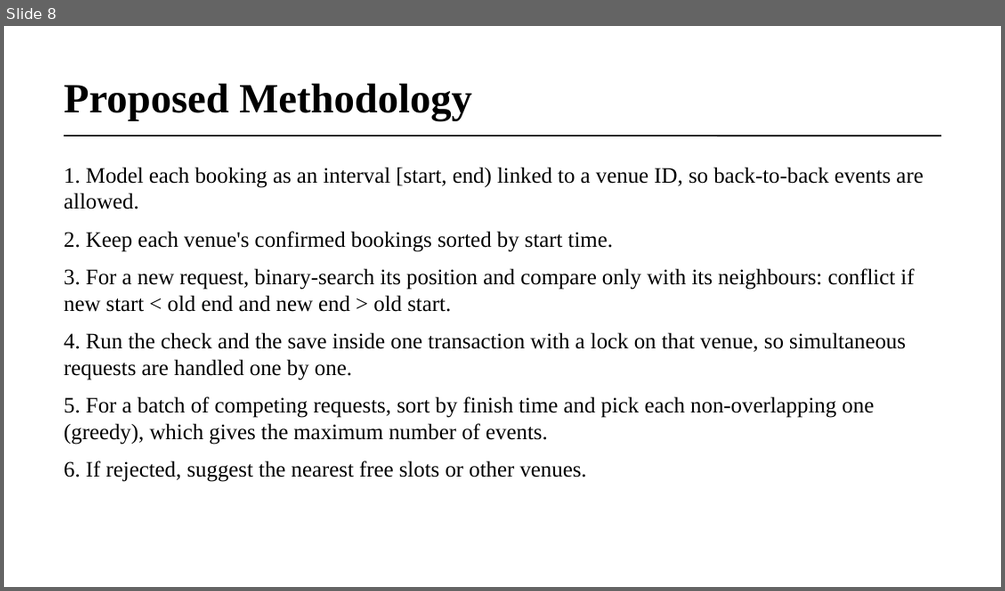
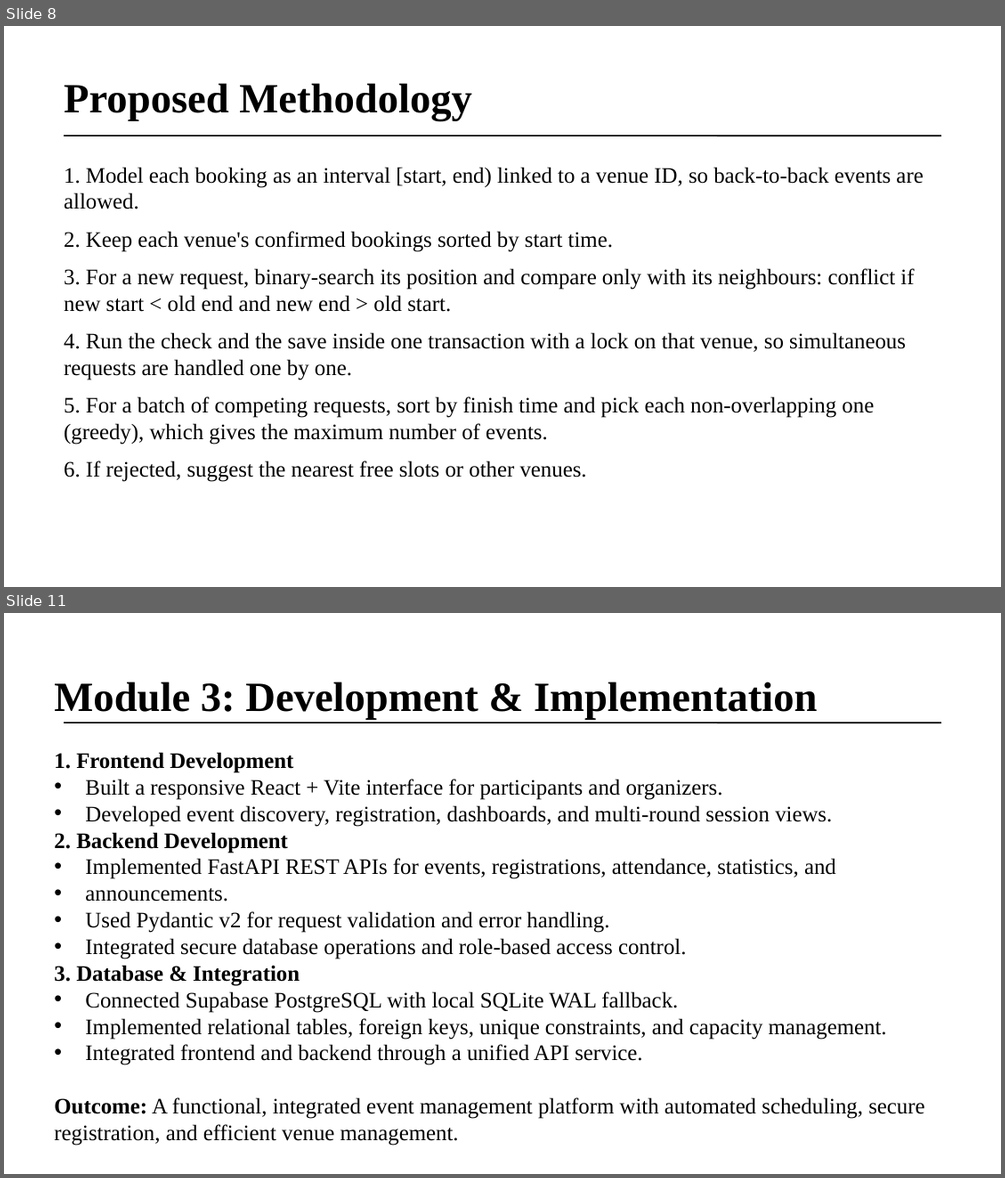
Before and after one commit to MITHUNtech11/CSA1021-SOFTWARE-ENGINEERING-, a slide deck: Capstone/Venue_Double_Booking_Interval_Scheduling.pptx. Shown one above the other, each under a label of ours: slide 8 before the commit, slides 8 and 11 after it; the slides between them are not shown. The pictures are 1005x591 and 1005x1178 pixels, drawn with LibreOffice and Linux fonts; fonts in the diff are those of the drawing. Boxes give left, top, right and bottom in pixels: in the first picture for what was removed or moved away, otherwise in the second. Text is boxed around its words. In the diff, an @@ line names an element or a change of style, - is before the commit and + after.

```diff
--- a/Capstone/Venue_Double_Booking_Interval_Scheduling.pptx
+++ b/Capstone/Venue_Double_Booking_Interval_Scheduling.pptx
@@ slide 11 added at [4,613,1001,1174], background #FFFFFF @@
@@ text added at [54,682,924,1145], 16 pt, text #000000 @@
+Module 3: Development & Implementation
+1. Frontend Development
+• Built a responsive React + Vite interface for participants and organizers.
+• Developed event discovery, registration, dashboards, and multi-round session views.
+2. Backend Development
+• Implemented FastAPI REST APIs for events, registrations, attendance, statistics, and
+• announcements.
+• Used Pydantic v2 for request validation and error handling.
+• Integrated secure database operations and role-based access control.
+3. Database & Integration
+• Connected Supabase PostgreSQL with local SQLite WAL fallback.
+• Implemented relational tables, foreign keys, unique constraints, and capacity management.
+• Integrated frontend and backend through a unified API service.
+Outcome: A functional, integrated event management platform with automated scheduling, secure registration, and efficient venue management.
@@ line added from (64, 722) to (941, 722), #000000 1 pt @@
```
Also in this commit, not shown: 2 slides changed, 3 other slides added, 4 slides removed, 5 other files.
